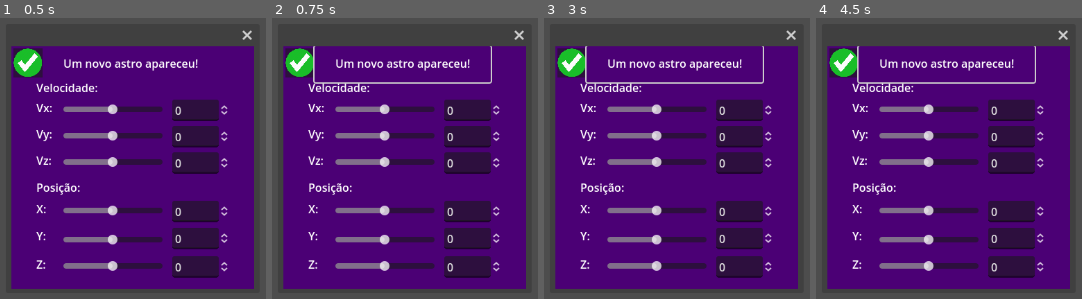
Above: before the commit, frames 1-4 (left to right).
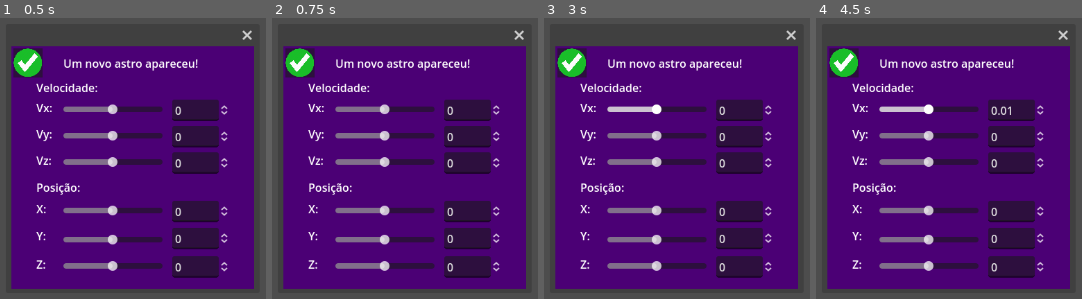
Above: after the commit, the same moments.

Repository: canhotuctor/skylab
Game: Godot game, scene res://Janelinhas/Janelhina_teste.tscn
The game is run twice, just before and just after one commit, with the same random seed, the same clock (stepped at 60 frames per second) and the same inputs. This scene is started directly instead of the project's main scene.
Inputs (mouse positions are in pixels of both pictures, inside the frame that each line leads up to):
- Up to frame 1 (0.5 s): no input
- Up to frame 2 (0.75 s): click (402, 62) at 0.52 s
- Up to frame 3 (3 s): click (570, 62) at 1.25 s; click (570, 62) at 2 s; tap Enter at 2.75 s; move the mouse to (outside the picture) at 2.77 s; hold Right (ui_right) from 2.78 s (still down); tap Mouse wheel down (scroll_down) at 2.85 s; click (outside the picture) at 2.92 s
- Up to frame 4 (4.5 s): release Right (ui_right) at 3.5 s; tap Space at 3.5 s; drag from (996, 223) to (outside the picture) at 3.52 s; tap Enter at 4.25 s; move the mouse to (outside the picture) at 4.27 s; hold Right (ui_right) from 4.28 s (still down); tap Mouse wheel down (scroll_down) at 4.35 s; click (outside the picture) at 4.42 s

Frame 1 is identical in both runs. In frame 2, 0.7% of the frame differs, in the area x 15-83%, y 9-24%; in frame 3, 1.1%; in frame 4, 1.2%, in the area x 15-83%, y 9-35%.

Commit message:
Windows update3

Diff:
--- a/Janelinhas/InstantiateWindow.tscn
+++ b/Janelinhas/InstantiateWindow.tscn
@@ -12,3 +12,4 @@
 [node name="Control2" parent="." instance=ExtResource("2_eqcy7")]
 
 [connection signal="close_requested" from="." to="." method="_on_close_requested"]
+[connection signal="okPressed" from="Control2" to="." method="_on_control_2_ok_pressed"]
--- a/Janelinhas/Move.gd
+++ /dev/null
@@ -1,4 +0,0 @@
-extends Button
-
-var dragging = false
-var drag_from = Vector2()
--- a/Janelinhas/Window.gd
+++ b/Janelinhas/Window.gd
@@ -1,5 +1,12 @@
 extends Window
 class_name InstantiateWindow
+signal okPressed
+
 
 func _on_close_requested():
 	queue_free()
+
+
+func _on_control_2_ok_pressed():
+	queue_free()
+	emit_signal("okPressed")
--- a/Janelinhas/janelinha.gd
+++ b/Janelinhas/janelinha.gd
@@ -1 +1,21 @@
 extends Control
+signal okPressed(position:Vector3, velocity:Vector3)
+signal posicUpdate(position:Vector3)
+var posic : Vector3 = Vector3(0,0,0)
+var veloc : Vector3 = Vector3(0,0,0)
+
+func _on_ok_pressed():
+	veloc = Vector3($Panel/Velocidade/Vx.valor, $Panel/Velocidade/Vy.valor,$Panel/Velocidade/Vz.valor)
+	okPressed.emit(posic, veloc)
+
+func _on_x_changed_value(value):
+	posic.x = value
+	posicUpdate.emit(posic)
+
+func _on_y_changed_value(value):
+	posic.y = value
+	posicUpdate.emit(posic)
+
+func _on_z_changed_value(value):
+	posic.z = value
+	posicUpdate.emit(posic)
--- a/Janelinhas/janelinha.tscn
+++ b/Janelinhas/janelinha.tscn
@@ -1,9 +1,8 @@
-[gd_scene load_steps=6 format=3 uid="uid://dpayqv32n0hfo"]
+[gd_scene load_steps=5 format=3 uid="uid://dpayqv32n0hfo"]
 
 [ext_resource type="PackedScene" uid="uid://umx6034yepvn" path="res://Janelinhas/vx.tscn" id="1_7d2un"]
 [ext_resource type="Script" path="res://Janelinhas/janelinha.gd" id="1_xf50j"]
 [ext_resource type="Texture2D" uid="uid://foxwipte0id" path="res://UI_source/ok-icon-3099.png" id="3_305ge"]
-[ext_resource type="Script" path="res://Janelinhas/Move.gd" id="5_mkpjq"]
 
 [sub_resource type="StyleBoxFlat" id="StyleBoxFlat_hcfpw"]
 bg_color = Color(0.294118, 0, 0.458824, 1)
@@ -23,6 +22,39 @@
 grow_horizontal = 2
 grow_vertical = 2
 theme_override_styles/panel = SubResource("StyleBoxFlat_hcfpw")
+
+[node name="Posição" type="Label" parent="Panel"]
+layout_mode = 1
+anchors_preset = 8
+anchor_left = 0.5
+anchor_top = 0.5
+anchor_right = 0.5
+anchor_bottom = 0.5
+offset_left = -139.0
+offset_top = 17.0
+offset_right = -42.0
+offset_bottom = 43.0
+grow_horizontal = 2
+grow_vertical = 2
+text = "Posição:"
+
+[node name="X" parent="Panel/Posição" instance=ExtResource("1_7d2un")]
+layout_mode = 0
+offset_top = 31.0
+offset_bottom = 57.0
+text = "X:"
+
+[node name="Y" parent="Panel/Posição" instance=ExtResource("1_7d2un")]
+layout_mode = 0
+offset_top = 70.0
+offset_bottom = 99.0
+text = "Y:"
+
+[node name="Z" parent="Panel/Posição" instance=ExtResource("1_7d2un")]
+layout_mode = 0
+offset_top = 111.0
+offset_bottom = 137.0
+text = "Z:"
 
 [node name="Velocidade" type="Label" parent="Panel"]
 layout_mode = 1
@@ -44,50 +76,17 @@
 offset_top = 29.0
 offset_bottom = 55.0
 
-[node name="Vx2" parent="Panel/Velocidade" instance=ExtResource("1_7d2un")]
+[node name="Vy" parent="Panel/Velocidade" instance=ExtResource("1_7d2un")]
 layout_mode = 0
 offset_top = 67.0
 offset_bottom = 93.0
 text = "Vy:"
 
-[node name="Vx3" parent="Panel/Velocidade" instance=ExtResource("1_7d2un")]
+[node name="Vz" parent="Panel/Velocidade" instance=ExtResource("1_7d2un")]
 layout_mode = 0
 offset_top = 105.0
 offset_bottom = 131.0
 text = "Vz:"
-
-[node name="Posição" type="Label" parent="Panel"]
-layout_mode = 1
-anchors_preset = 8
-anchor_left = 0.5
-anchor_top = 0.5
-anchor_right = 0.5
-anchor_bottom = 0.5
-offset_left = -139.0
-offset_top = 17.0
-offset_right = -42.0
-offset_bottom = 43.0
-grow_horizontal = 2
-grow_vertical = 2
-text = "Posição:"
-
-[node name="Z" parent="Panel/Posição" instance=ExtResource("1_7d2un")]
-layout_mode = 0
-offset_top = 70.0
-offset_bottom = 99.0
-text = "Y:"
-
-[node name="Vx" parent="Panel/Posição" instance=ExtResource("1_7d2un")]
-layout_mode = 0
-offset_top = 111.0
-offset_bottom = 137.0
-text = "Z:"
-
-[node name="Vx2" parent="Panel/Posição" instance=ExtResource("1_7d2un")]
-layout_mode = 0
-offset_top = 31.0
-offset_bottom = 57.0
-text = "X:"
 
 [node name="NovoAstro" type="Label" parent="Panel"]
 layout_mode = 0
@@ -106,12 +105,7 @@
 scale = Vector2(0.08, 0.08)
 icon = ExtResource("3_305ge")
 
-[node name="Move" type="Button" parent="Panel"]
-layout_mode = 0
-offset_left = 45.0
-offset_right = 299.0
-offset_bottom = 52.0
-flat = true
-script = ExtResource("5_mkpjq")
-
-[connection signal="pressed" from="Panel/Move" to="." method="_on_move_pressed"]
+[connection signal="changedValue" from="Panel/Posição/X" to="." method="_on_x_changed_value"]
+[connection signal="changedValue" from="Panel/Posição/Y" to="." method="_on_y_changed_value"]
+[connection signal="changedValue" from="Panel/Posição/Z" to="." method="_on_z_changed_value"]
+[connection signal="pressed" from="Panel/OK" to="." method="_on_ok_pressed"]
--- a/Janelinhas/vx.gd
+++ b/Janelinhas/vx.gd
@@ -1,6 +1,8 @@
 extends Label
 @onready var spinbox = $SpinBox
 @onready var slider = $HSlider
+signal changedValue(value)
+var valor = 0
 
 # Called when the node enters the scene tree for the first time.
 func _ready():
@@ -14,7 +16,9 @@
 
 func _on_h_slider_value_changed(value):
 	spinbox.value = value
-
+	changedValue.emit(value)
+	valor = value
 
 func _on_spin_box_value_changed(value):
 	slider.value = value
+	valor = value
--- a/UI_source/DragNDropTest.gd
+++ b/UI_source/DragNDropTest.gd
@@ -24,7 +24,8 @@
 					var janela : InstantiateWindow = load("res://Janelinhas/InstantiateWindow.tscn").instantiate()
 					get_tree().current_scene.find_child("CanvasLayer").add_child(janela)
 					janela.owner = get_tree().current_scene.find_child("CanvasLayer")
-					pass
+					janela.okPressed.connect(_on_ok_pressed)
+
 
 			# Reset thumbnail position:
 			position = initialPosition
@@ -33,6 +34,13 @@
 		position += event.relative
 
 
+func _on_ok_pressed():
+	var planeta : GravityObject = load("res://Corpos/planeta1.tscn").instantiate()
+	planeta.position = camera.project_position(get_viewport().get_mouse_position(), 10)
+	planeta.linear_velocity = (camera.project_position(Input.get_last_mouse_velocity(), 10) - camera.project_position(Vector2.ZERO, 10))
+	#planeta.linear_velocity = 0.01*Vector3(Input.get_last_mouse_velocity().x, -1*Input.get_last_mouse_velocity().y,0)
+	get_tree().current_scene.add_child(planeta)
+	planeta.owner = get_tree().current_scene #necessario para salvar posteriormente pela função PackedScene.pack()
 
 func _on_mouse_exited():
 	mouseInside = false
Not shown: 1 places in gravity_test.tscn that only renumber resources
